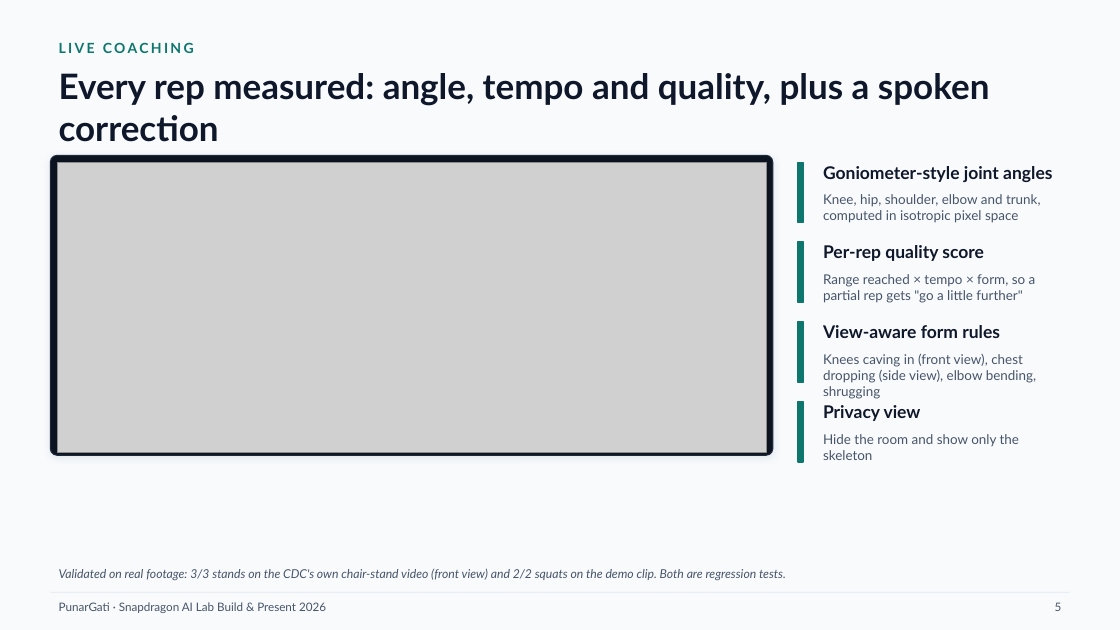
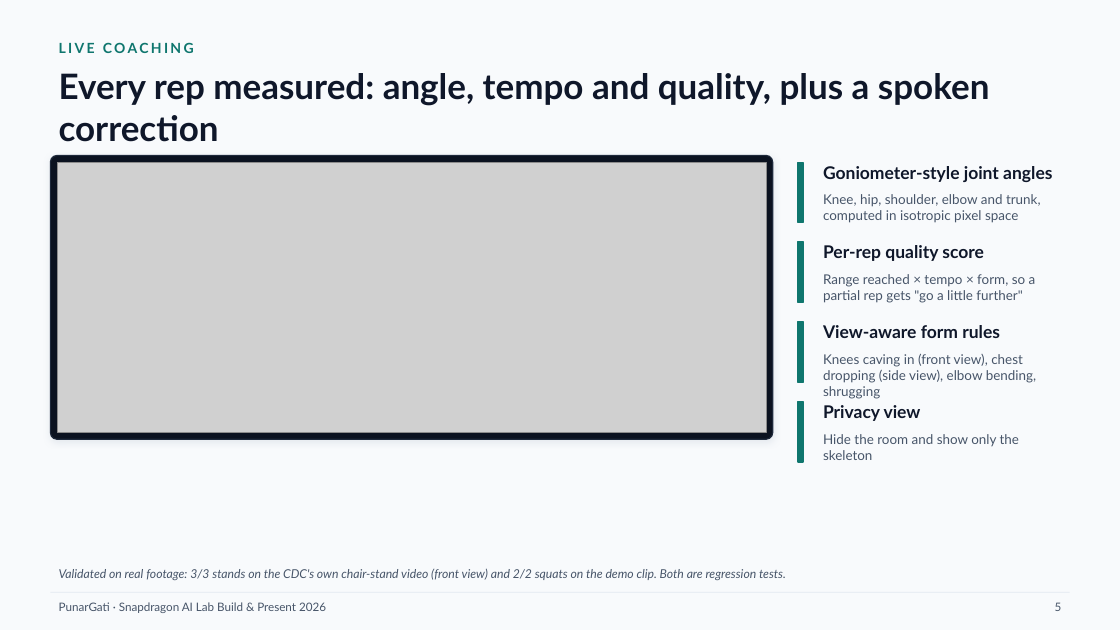
Before and after one commit to Sachin0496/punargati, a slide deck: slide 5 of deck/PunarGati.pptx. Drawn at 1120x630 pixels with LibreOffice and Linux fonts; fonts in the diff are those of the drawing; grey boxes stand for pictures. Boxes give left, top, right and bottom in pixels: in the first picture for what was removed or moved away, otherwise in the second. Text is boxed around its words. In the diff, an @@ line names an element or a change of style, - is before the commit and + after.

```diff
--- a/deck/PunarGati.pptx
+++ b/deck/PunarGati.pptx
@@ rounded rectangle: place and size @@
-rounded rectangle at (50,155,773,455)
+rounded rectangle at (50,155,773,439)
@@ rounded rectangle at (50,155,773,439): proportions changed @@
@@ picture: place and size @@
-picture at (57,162,766,453)
+picture at (57,162,766,433)
```
Also in this commit, not shown: 1 other slide changed, 3 other files.
